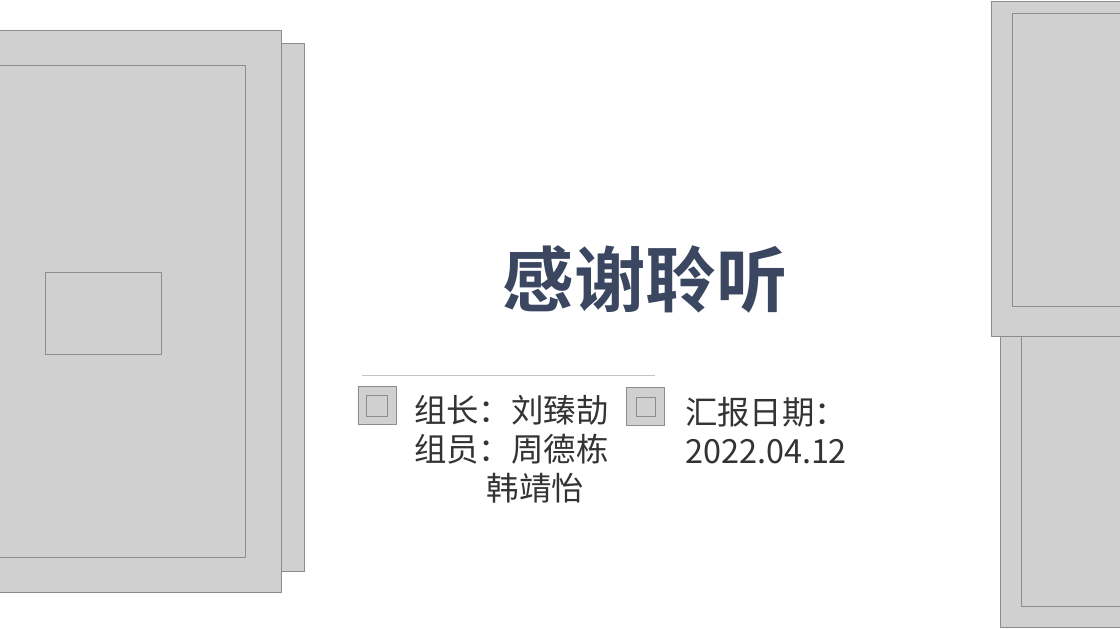
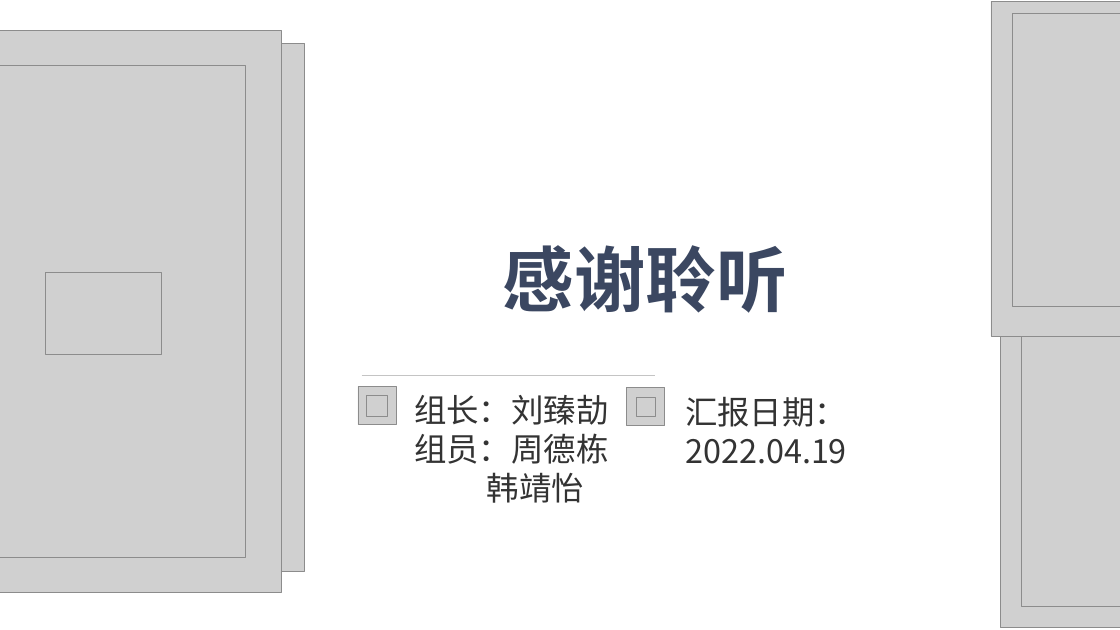
Before and after one commit to HJHGJGHHG/Sentiment-Analysis-System, a slide deck: slide 30 of 文档/PPT.pptx (slide 32 before the commit). Drawn at 1120x630 pixels with LibreOffice and Linux fonts; fonts in the diff are those of the drawing; grey boxes stand for pictures; background and template pictures are left out. Boxes give left, top, right and bottom in pixels: in the first picture for what was removed or moved away, otherwise in the second. Text is boxed around its words. In the diff, an @@ line names an element or a change of style, - is before the commit and + after.

```diff
--- a/文档/PPT.pptx
+++ b/文档/PPT.pptx
@@ text at [685, 396, 847, 464]: text changed @@
-汇报日期：2022.04.12
+汇报日期：2022.04.19
```
Also in this commit, not shown: 11 other slides changed, 3 slides added, 5 slides removed, 4 other files.
